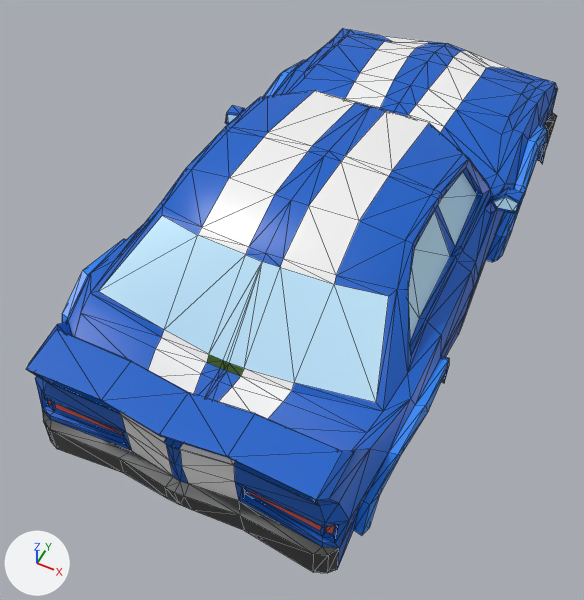
Two versions of the glTF model models/sedan_body.glb, one commit apart.
Both versions are drawn from a camera (50 mm lens) standing at (1.11, -2.72, 3.17) and looking at (-0.05, -0.4, 0.26). Arrows for +X, +Y and +Z are at lower left; the lights stay in place. Mesh edges are drawn as thin lines. Vertices at the same position are counted once.

The scene before the commit, as lines of its bpy script (objects in view):
```python
mat_material = principled_material('Material')
mat_material.texture = img_64
mat_material.roughness = 0.4
me_cube = bpy.data.meshes.new('Cube')
me_cube.from_pydata(...)  # 794 vertices, 1588 faces; spans x -0.8..0.8, y -1.55..1.6, z 0.15..1.01
me_cube.materials.append(mat_material)  # picture img_64
ob_sedan_body = bpy.data.objects.new('sedan_body', me_cube)
ob_sedan_body.location = (0.0, 0.0, 0.0)
```
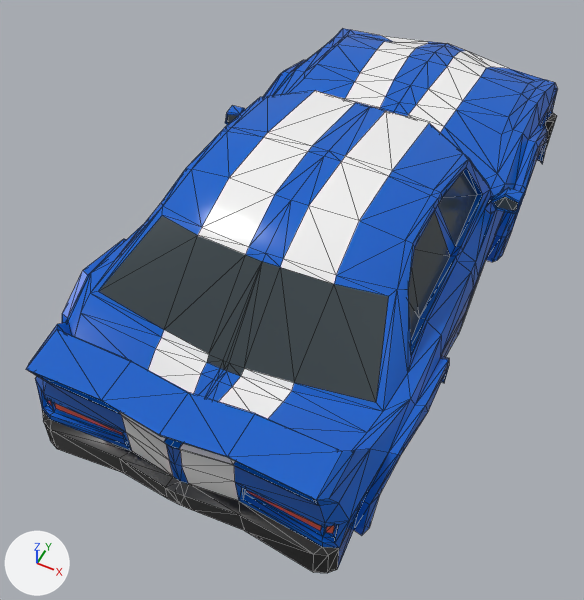
The change, as a diff of the scene's bpy script:
```diff
--- a/models/sedan_body.glb.py
+++ b/models/sedan_body.glb.py
@@ mat_material @@
 mat_material.texture = img_64
-mat_material.roughness = 0.4
+mat_material.roughness = 0.182
@@ me_cube @@
 me_cube.from_pydata(...)  # 794 vertices, 1588 faces; spans x -0.8..0.8, y -1.55..1.6, z 0.15..1.01
 # used by ob_sedan_body; location = (0.0, 0.0, 0.0)
+# me_cube part 1: texture (UV) coordinates of 1584 of 1588 faces, centred in x -0.79..0.79, y -1.53..1.59, z 0.15..1.01, changed; they spanned u -0.01..0.86, v 0.17..0.96 and now span u 0.07..0.94, v 0.06..0.93
 me_cube.materials.append(mat_material)
```

Changed parts and their boxes (x1, y1, x2, y2) in the pictures (584 x 600 px):
'sedan_body', surface changed: (26, 30, 557, 572) in both
part 1 of me_cube, surface changed: (26, 28, 558, 573) in both
